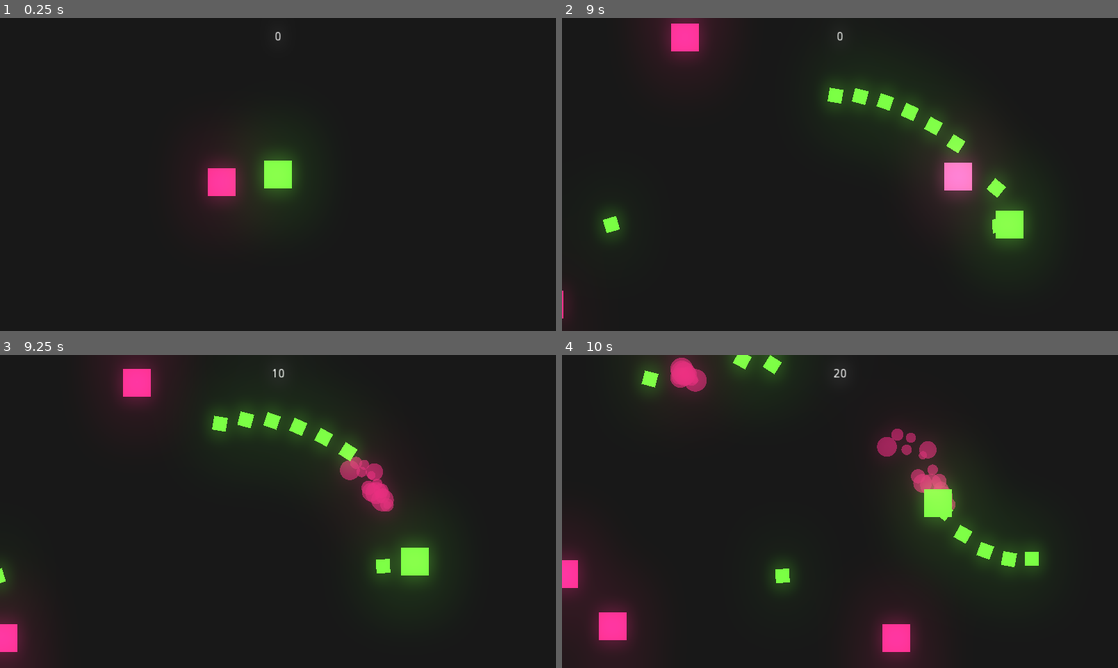
Above: before the commit, frames 1-4 (two rows, left to right).
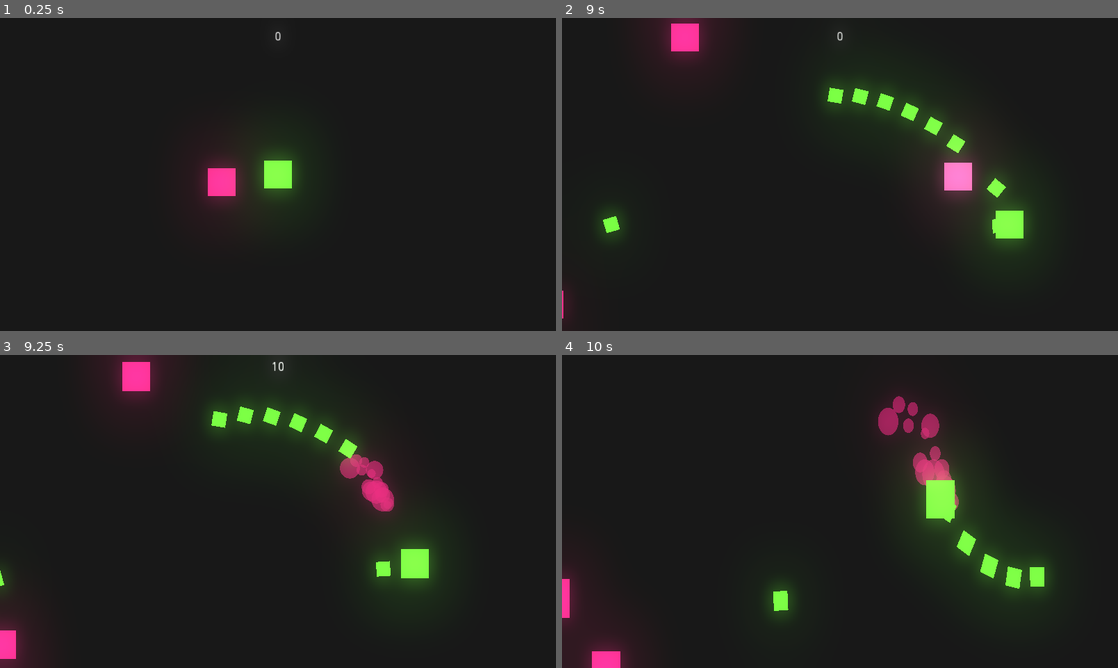
Above: after the commit, the same moments.

Repository: brunobold/CS-Project
Game: Godot game, scene res://scenes/Arena.tscn
Two runs of this game, one before a commit and one after it. Both use one fixed random seed, a clock stepped at 60 frames per second and the inputs below.
Inputs (mouse positions are in pixels of both pictures, inside the frame that each line leads up to):
- Up to frame 1 (0.25 s): no input
- Up to frame 2 (9 s): tap Enter at 0.5 s; move the mouse to (962, 158) at 0.52 s; press the mouse at (962, 158) at 0.53 s; hold D (move_right) 0.53-1.28 s; move the mouse to (728, 190) at 1.27 s; release the mouse at (728, 190) at 1.28 s; hold S (move_down) 1.28-2.03 s; click (728, 190) at 1.35 s; move the mouse to (895, 105) at 2.02 s; press the mouse at (895, 105) at 2.03 s; hold D (move_right) 2.03-2.78 s; move the mouse to (812, 237) at 2.77 s; release the mouse at (812, 237) at 2.78 s; hold W (move_up) 2.78-3.53 s; click (812, 237) at 2.85 s; move the mouse to (1006, 221) at 3.52 s; press the mouse at (1006, 221) at 3.53 s; hold A (move_left) 3.53-5.03 s; move the mouse to (673, 127) at 4.27 s; release the mouse at (673, 127) at 4.28 s; click (673, 127) at 4.35 s; move the mouse to (867, 174) at 5.02 s; press the mouse at (867, 174) at 5.03 s; hold S (move_down) 5.03-5.78 s; move the mouse to (756, 96) at 5.77 s; release the mouse at (756, 96) at 5.78 s; hold D (move_right) 5.78-6.53 s; click (756, 96) at 5.85 s; move the mouse to (962, 158) at 6.52 s; press the mouse at (962, 158) at 6.53 s; hold W (move_up) 6.53-7.28 s; move the mouse to (728, 190) at 7.27 s; release the mouse at (728, 190) at 7.28 s; hold D (move_right) 7.28-8.03 s; click (728, 190) at 7.35 s; move the mouse to (895, 105) at 8.02 s; press the mouse at (895, 105) at 8.03 s; hold S (move_down) 8.03-8.78 s; move the mouse to (812, 237) at 8.77 s; release the mouse at (812, 237) at 8.78 s; hold A (move_left) from 8.78 s (still down); click (812, 237) at 8.85 s
- Up to frame 3 (9.25 s): keep holding A (move_left)
- Up to frame 4 (10 s): move the mouse to (1006, 558) at 9.52 s; release A (move_left) at 9.53 s; press the mouse at (1006, 558) at 9.53 s; hold W (move_up) from 9.53 s (still down)

Frames 1-2 are identical in both runs. In frame 3, 1.2% of the frame differs, in the area x 0-78%, y 2-98%; in frame 4, 9.2%, in the area x 0-88%, y 0-100%.

Commit message:
Screen Shake
Added screen shake animation when enemies killed.

Diff:
--- a/scenes/Arena.tscn
+++ b/scenes/Arena.tscn
@@ -1,9 +1,10 @@
-[gd_scene load_steps=6 format=2]
+[gd_scene load_steps=7 format=2]
 
 [ext_resource path="res://scenes/Player.tscn" type="PackedScene" id=1]
 [ext_resource path="res://scripts/Arena.gd" type="Script" id=2]
 [ext_resource path="res://scenes/Enemy.tscn" type="PackedScene" id=3]
 [ext_resource path="res://scripts/Score.gd" type="Script" id=4]
+[ext_resource path="res://scripts/Camera2D.gd" type="Script" id=5]
 
 [sub_resource type="Environment" id=1]
 background_mode = 4
@@ -48,4 +49,13 @@
 "_edit_use_anchors_": false
 }
 
+[node name="Camera2D" type="Camera2D" parent="."]
+position = Vector2( 320, 180 )
+current = true
+script = ExtResource( 5 )
+
+[node name="Screen_shake_time" type="Timer" parent="Camera2D"]
+one_shot = true
+
 [connection signal="timeout" from="Enemy_spawn_timer" to="." method="_on_Enemy_spawn_timer_timeout"]
+[connection signal="timeout" from="Camera2D/Screen_shake_time" to="Camera2D" method="_on_Screen_shake_time_timeout"]
--- /dev/null
+++ b/scripts/Camera2D.gd
@@ -0,0 +1,28 @@
+extends Camera2D
+
+var screen_shake_start = false
+var shake_intensity = 0
+
+func _ready():
+	Global.camera = self
+
+func _exit_tree():
+	Global.camera = null
+
+func _process(delta):
+	zoom = lerp(zoom, Vector2(1, 1), 0.3)
+
+	if screen_shake_start == true:
+		global_position += Vector2(rand_range(-shake_intensity, shake_intensity), rand_range(-shake_intensity, shake_intensity)) * delta#
+
+func screen_shake(intensity, time):
+	zoom = Vector2(1, 1) - Vector2(intensity * 0.002, intensity * 0.02)
+	shake_intensity = intensity
+	$Screen_shake_time.wait_time = time
+	$Screen_shake_time.start()
+	screen_shake_start = true
+	pass
+
+func _on_Screen_shake_time_timeout():
+	screen_shake_start = false
+	global_position = Vector2(320, 180)
--- a/scripts/Enemy.gd
+++ b/scripts/Enemy.gd
@@ -18,6 +18,9 @@
 	global_position += velocity * speed * delta
 
 	if hp <= 0:
+		if Global.camera != null:
+			Global.camera.screen_shake(20, 0.1)
+
 		Global.points += 10
 		if Global.node_creation_parent != null:
 			var blood_particles_instance = Global.instance_node(blood_particles, global_position, Global.node_creation_parent)
--- a/scripts/Global.gd
+++ b/scripts/Global.gd
@@ -2,6 +2,8 @@
 
 var node_creation_parent = null
 var player = null
+var camera = null
+
 
 var points = 0
 
--- a/scripts/Player.gd
+++ b/scripts/Player.gd
@@ -21,6 +21,9 @@
 
 	velocity = velocity.normalized() # Smooth player movement at all angles.
 
+	global_position.x = clamp(global_position.x, 16, 624)
+	global_position.y = clamp(global_position.y, 16, 344)
+
 	if is_dead == false:
 		global_position += speed * velocity * delta
 
